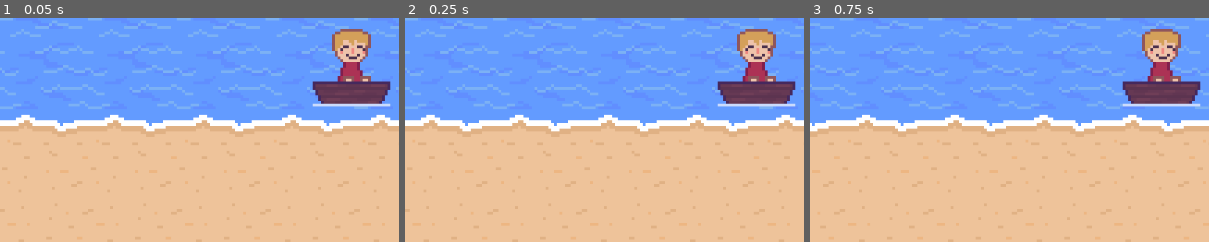
Above: before the commit, frames 1-3 (left to right).
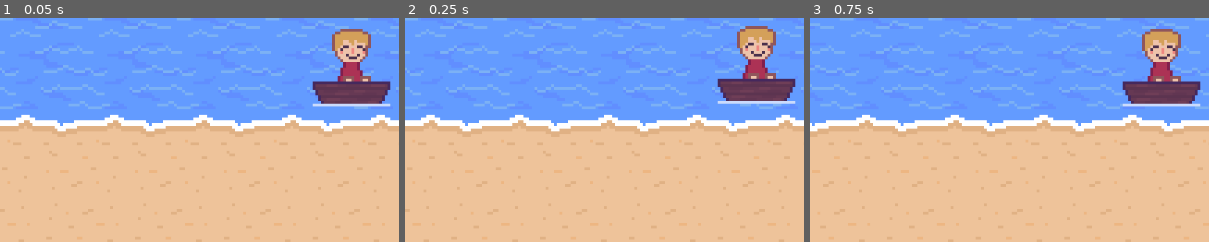
Above: after the commit, the same moments.

Repository: cheskya/ISCS3014-Project1
Game: Godot game, scene res://scenes/game.tscn
The game is run twice, just before and just after one commit, with the same random seed, the same clock (stepped at 60 frames per second) and the same inputs.
Inputs:
- Up to frame 1 (0.05 s): no input
- Up to frame 2 (0.25 s): no input
- Up to frame 3 (0.75 s): hold Right (move_right) from 0.53 s (still down)
The pictures show only the part of the screen within x 6-56%, y 36-86%; the shares and areas given below are measured in that part.

Frame 1 is identical in both runs. In frame 2, 2.0% of the frame differs, in the area x 78-98%, y 3-40%; in frame 3, nothing differs.

Commit message:
Add idle animation for player

Diff:
--- a/scripts/player.gd
+++ b/scripts/player.gd
@@ -12,6 +12,9 @@
 			"move_left": Vector2.LEFT,
 			"move_up": Vector2.UP,
 			"move_down": Vector2.DOWN}
+
+func _ready():
+	$AnimatedSprite2D.play()
 
 func _physics_process(delta):
 	if moving:
@@ -35,10 +38,8 @@
 		if Input.is_action_pressed(dir) and forced == false:
 			move(dir)
 
-	if moving:
-		$AnimatedSprite2D.play()
-	else:
-		$AnimatedSprite2D.stop()
+	if !moving and !forced:
+		$AnimatedSprite2D.animation = "idle"
 
 
 func get_tile_id(pos: Vector2) -> int:
